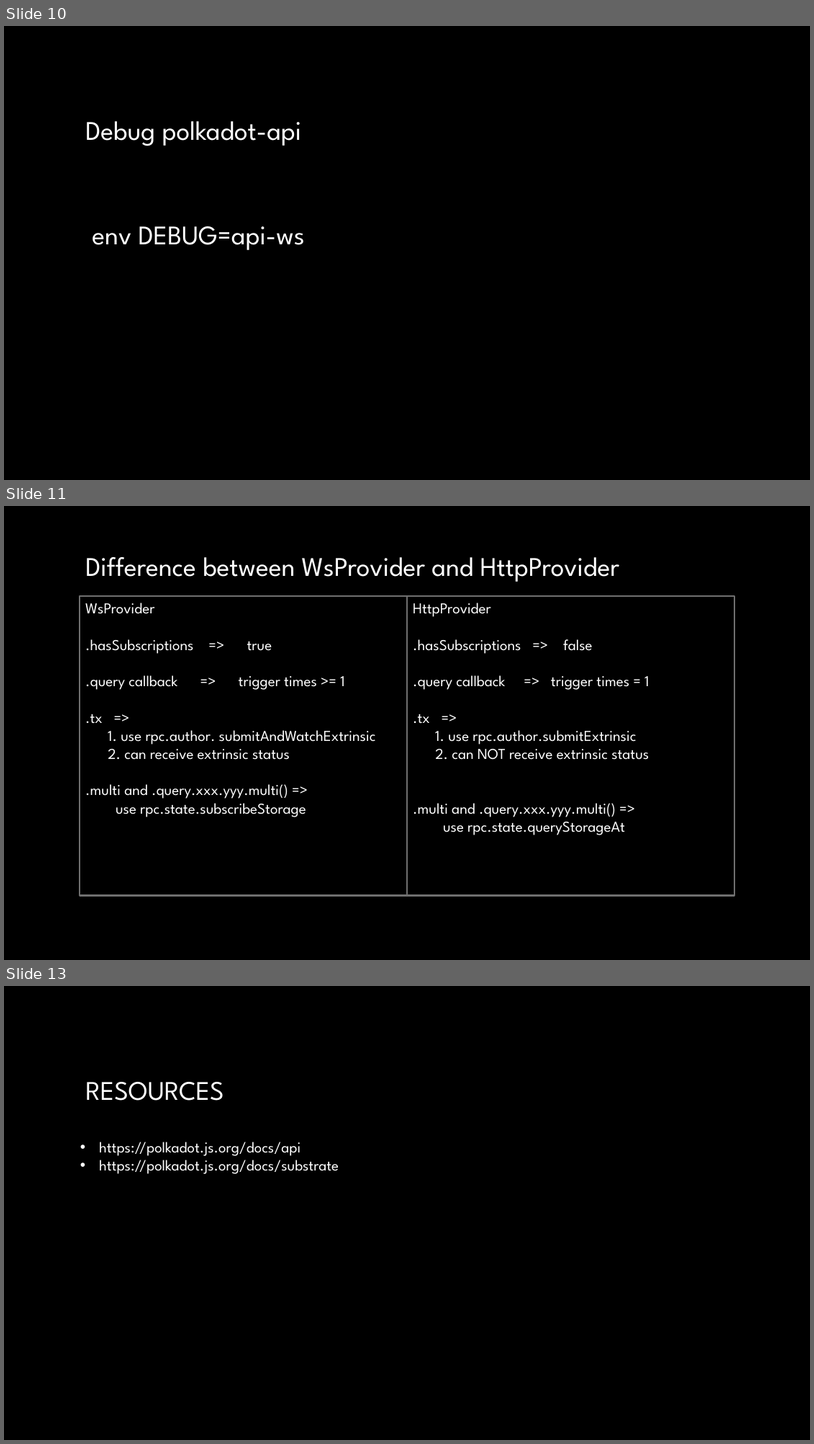
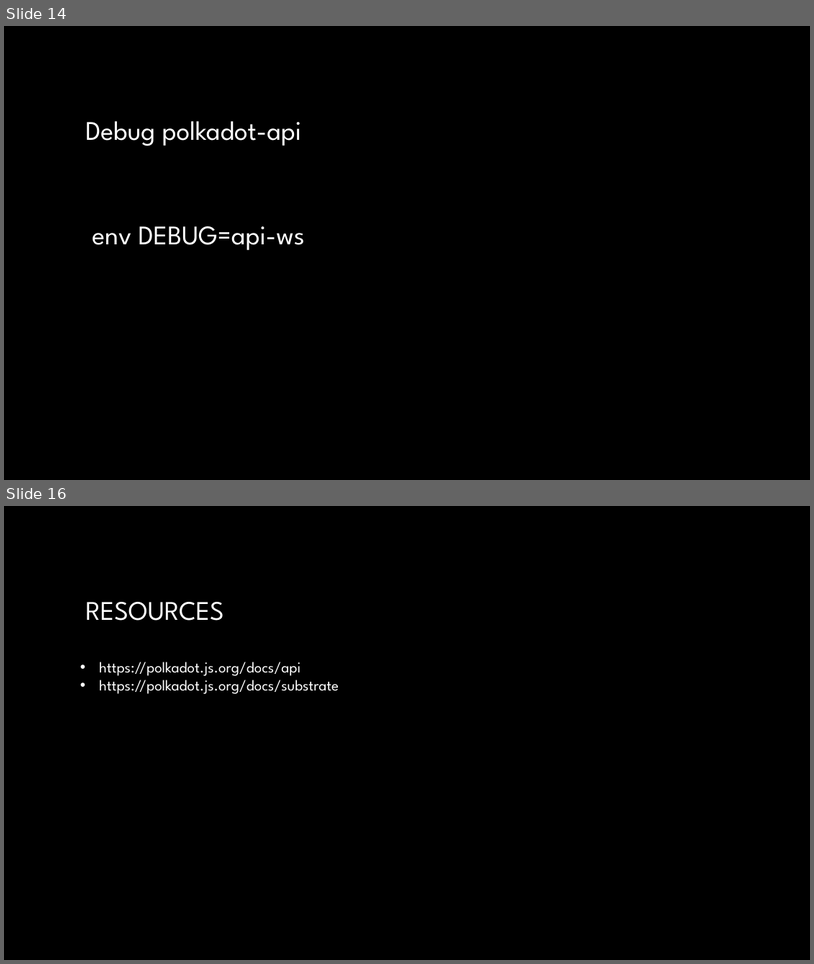
Before and after one commit to OnFinality-io/substrate-acad-workshop-polkadot-js, a slide deck: SubstrateAcadWorkshop.pptx. Shown one above the other, each under a label of ours: slides 10, 11 and 13 before the commit, slides 14 and 16 after it; the slides between them are not shown. The pictures are 814x1444 and 814x964 pixels, drawn with LibreOffice and Linux fonts; fonts in the diff are those of the drawing; background and template pictures are left out. Boxes give left, top, right and bottom in pixels: in the first picture for what was removed or moved away, otherwise in the second. Text is boxed around its words. In the diff, an @@ line names an element or a change of style, - is before the commit and + after.

```diff
--- a/SubstrateAcadWorkshop.pptx
+++ b/SubstrateAcadWorkshop.pptx
@@ slide 11 removed at [4,506,810,960], background picture (left out) @@
@@ title removed at [85,557,620,582] @@
-Difference between WsProvider and HttpProvider
@@ rectangle removed at [80,596,407,896] @@
-WsProvider
-.hasSubscriptions => true
-.query callback => trigger times >= 1
-.tx =>
-1. use rpc.author. submitAndWatchExtrinsic
-2. can receive extrinsic status
-.multi and .query.xxx.yyy.multi() =>
-use rpc.state.subscribeStorage
@@ rectangle removed at [407,596,735,896] @@
-HttpProvider
-.hasSubscriptions => false
-.query callback => trigger times = 1
-.tx =>
-1. use rpc.author.submitExtrinsic
-2. can NOT receive extrinsic status
-.multi and .query.xxx.yyy.multi() =>
-use rpc.state.queryStorageAt
@@ what was slide 10 is now slide 14 @@
@@ what was slide 13 is now slide 16 @@
```
Also in this commit, not shown: 2 slides changed, 8 slides added, 6 other slides removed, 16 other files.
